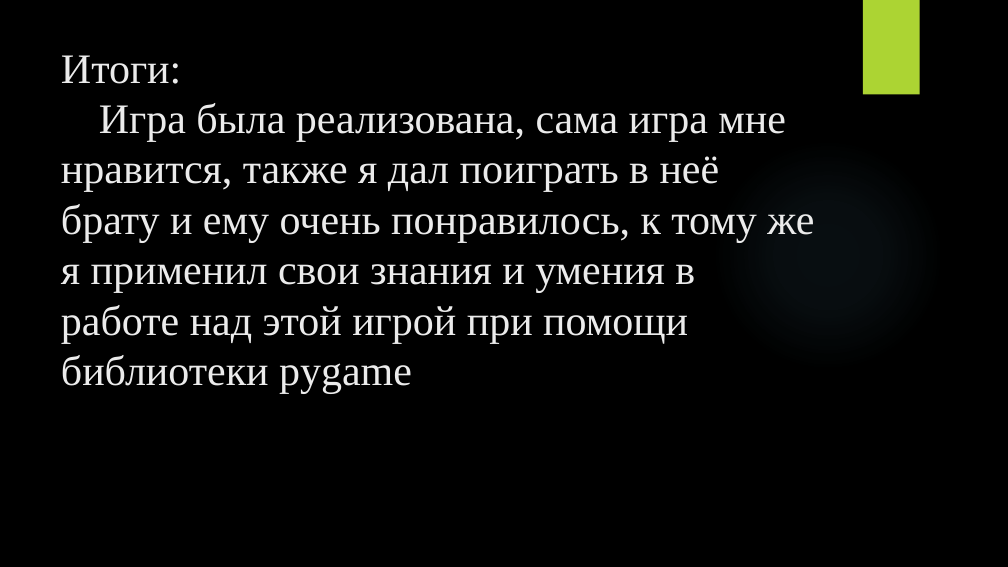
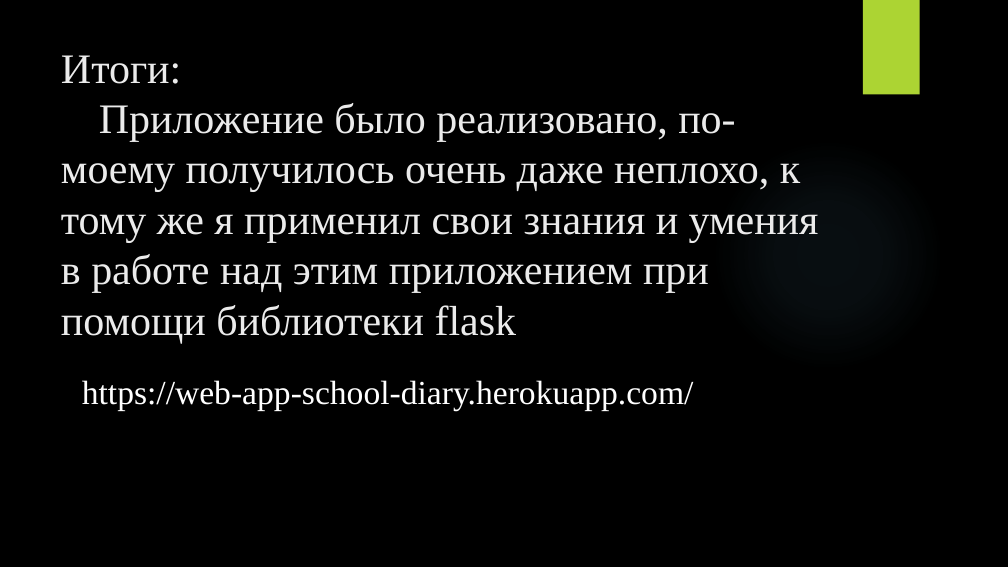
Before and after one commit to SANEKNAYMCHIK/web-app_school-diary, a slide deck: slide 4 of Презентация.pptx. Drawn at 1008x567 pixels with LibreOffice and Linux fonts; fonts in the diff are those of the drawing; background and template pictures are left out. Boxes give left, top, right and bottom in pixels: in the first picture for what was removed or moved away, otherwise in the second. Text is boxed around its words. In the diff, an @@ line names an element or a change of style, - is before the commit and + after.

```diff
--- a/Презентация.pptx
+++ b/Презентация.pptx
@@ title at [61,55,819,343]: text changed @@
-Итоги:
-Игра была реализована, сама игра мне нравится, также я дал поиграть в неё брату и ему очень понравилось, к тому же я применил свои знания и умения в работе над этой игрой при помощи библиотеки pygame
+Итоги:
+Приложение было реализовано, по-моему получилось очень даже неплохо, к тому же я применил свои знания и умения в работе над этим приложением при помощи библиотеки flask
@@ text added at [82,380,694,410], 32 pt, text #FFFFFF @@
+https://web-app-school-diary.herokuapp.com/
```
Also in this commit, not shown: 2 other slides changed, 1 slide added, 1 slide removed.
